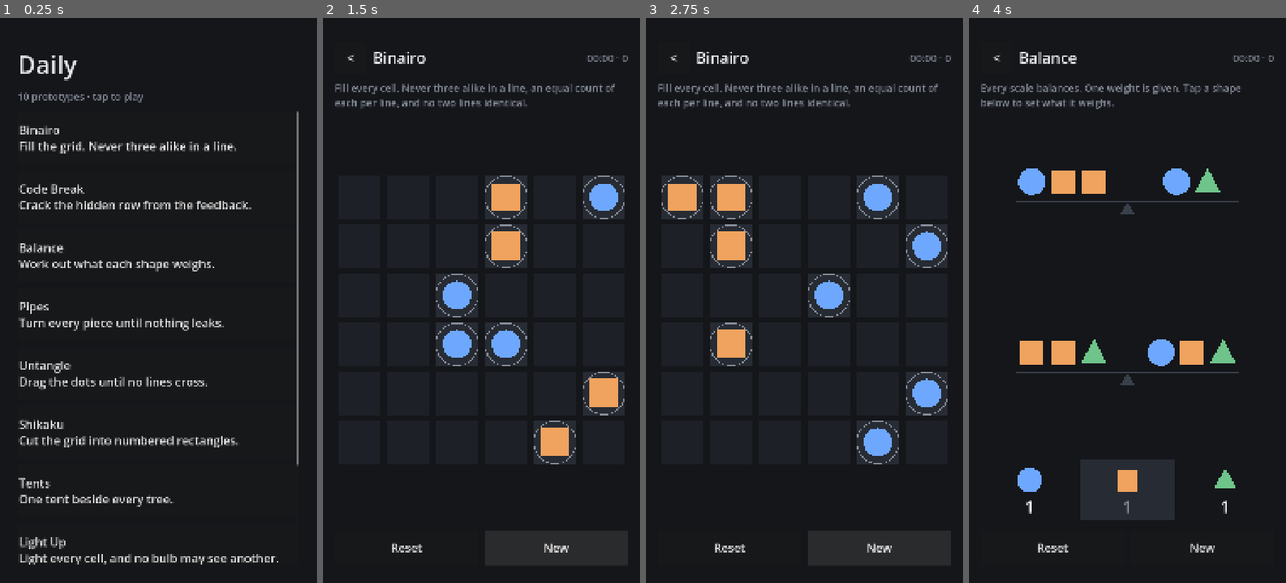
Above: before the commit, frames 1-4 (left to right).
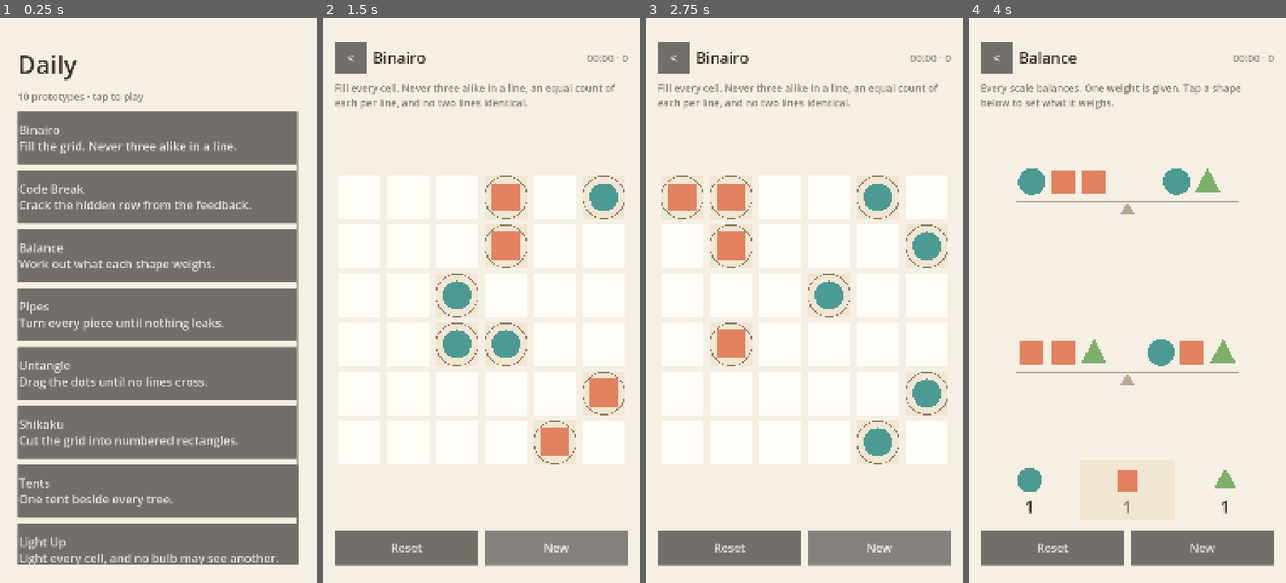
Above: after the commit, the same moments.

Repository: flavioriper/daily-games
Game: Godot game, scene res://ui/menu.tscn
Same seed, same stepped clock (60 frames per second), same inputs: the game is played once before the commit and once after it.
Inputs:
- Up to frame 1 (0.25 s): no input
- Up to frame 2 (1.5 s): click "Binairo Fill the grid. Never …" at 0.5 s; click "New" at 1.25 s
- Up to frame 3 (2.75 s): click "New" at 2 s
- Up to frame 4 (4 s): click "<" at 2.75 s; click "Balance Work out what each sh…" at 3.5 s

The runs differ from the first frame. In frame 1, 98% of the frame differs, in the area x 0-100%, y 0-100%; in frame 2, 100%; in frame 3, 100%; in frame 4, 100%.

Commit message:
feat: warm cozy palette with contrast checks

Diff:
--- a/core/palette.gd
+++ b/core/palette.gd
@@ -1,20 +1,42 @@
 class_name Palette
 extends RefCounted
 
-# Deliberately flat and unfinished. We are judging mechanics, not art.
-const BG          := Color("14161a")
-const SURFACE     := Color("1d2026")
-const SURFACE_HI  := Color("272b33")
-const LINE        := Color("3a404a")
-const TEXT        := Color("e6e8ec")
-const TEXT_DIM    := Color("878d99")
-const ACCENT      := Color("6ea8fe")
-const ACCENT_2    := Color("f0a35e")
-const GOOD        := Color("6ec48a")
-const BAD         := Color("e0685f")
+## Cozy paper-and-wood palette shared by the 3D stage, the toon materials and
+## the 2D chrome. Colour never carries meaning alone (see shapes.gd), so these
+## only need to be pleasant and readable.
 
-# Colour-blind-safe categorical ramp, used wherever colour carries meaning.
+const PAPER       := Color("f6efe3")
+const BG          := PAPER
+const SURFACE     := Color("fffdf8")
+const SURFACE_HI  := Color("f1e6d2")
+const LINE        := Color("b8a892")
+const TEXT        := Color("3b3028")
+const TEXT_DIM    := Color("8a7b6b")
+const ACCENT      := Color("4c9a94")
+const ACCENT_2    := Color("e2825f")
+const GOOD        := Color("7cb06b")
+const BAD         := Color("d9605a")
+const BAD_TILE    := Color("f2cfc9")
+const WOOD        := Color("c8a17a")
+const OUTLINE     := Color("3b2f28")
+const SHADOW_TINT := Color("b7a6c4")
+const SKY_TOP     := Color("f9f2e7")
+const SKY_HORIZON := Color("f3d9c4")
+const AMBIENT     := Color("f3e4d4")
+
+# Categorical ramp, same order as before so boards keep their index meaning:
+# teal, terracotta, sage, lavender, rose, sky, mustard, stone.
 const CAT := [
-	Color("6ea8fe"), Color("f0a35e"), Color("6ec48a"), Color("c792ea"),
-	Color("e0685f"), Color("5fd3d0"), Color("d4c85f"), Color("9aa4b2"),
+	Color("4c9a94"), Color("e2825f"), Color("7cb06b"), Color("9b86c9"),
+	Color("d9605a"), Color("6bb1d6"), Color("d3b04a"), Color("9a948c"),
 ]
+
+## WCAG contrast ratio between two sRGB colours, 1.0 to 21.0.
+static func contrast(a: Color, b: Color) -> float:
+	var la := _relative_luminance(a)
+	var lb := _relative_luminance(b)
+	return (maxf(la, lb) + 0.05) / (minf(la, lb) + 0.05)
+
+static func _relative_luminance(c: Color) -> float:
+	var lin := c.srgb_to_linear()
+	return 0.2126 * lin.r + 0.7152 * lin.g + 0.0722 * lin.b
--- a/tests/run_tests.gd
+++ b/tests/run_tests.gd
@@ -3,6 +3,7 @@
 func _initialize() -> void:
 	var t = load("res://tests/t.gd").new()
 	var suites := {
+		"palette": "res://tests/test_palette.gd",
 		"binairo": "res://tests/test_binairo.gd",
 		"mastermind": "res://tests/test_mastermind.gd",
 		"balance": "res://tests/test_balance.gd",
--- /dev/null
+++ b/tests/test_palette.gd
@@ -0,0 +1,30 @@
+extends RefCounted
+
+const Pal = preload("res://core/palette.gd")
+
+static func run(t) -> void:
+	_test_contrast_formula(t)
+	_test_readability(t)
+	_test_categorical(t)
+
+static func _test_contrast_formula(t) -> void:
+	var bw: float = Pal.contrast(Color.BLACK, Color.WHITE)
+	t.check(bw > 20.9 and bw < 21.1, "black on white is 21:1, got %.2f" % bw)
+	t.check(is_equal_approx(Pal.contrast(Color.WHITE, Color.WHITE), 1.0), "same colour is 1:1")
+	t.check(is_equal_approx(Pal.contrast(Pal.TEXT, Pal.PAPER), Pal.contrast(Pal.PAPER, Pal.TEXT)), "contrast is symmetric")
+
+static func _test_readability(t) -> void:
+	var body: float = Pal.contrast(Pal.TEXT, Pal.PAPER)
+	t.check(body >= 4.5, "TEXT on PAPER meets 4.5:1, got %.2f" % body)
+	var dim: float = Pal.contrast(Pal.TEXT_DIM, Pal.PAPER)
+	t.check(dim >= 3.0, "TEXT_DIM on PAPER meets 3:1, got %.2f" % dim)
+	var on_tile: float = Pal.contrast(Pal.TEXT, Pal.SURFACE)
+	t.check(on_tile >= 4.5, "TEXT on SURFACE meets 4.5:1, got %.2f" % on_tile)
+	t.check(Pal.contrast(Pal.OUTLINE, Pal.SURFACE) >= 7.0, "outline ink is clearly darker than a tile")
+	t.check(Pal.BG == Pal.PAPER, "BG stays an alias of PAPER for the 2D boards")
+
+static func _test_categorical(t) -> void:
+	t.eq(Pal.CAT.size(), 8, "CAT keeps eight entries")
+	for i in Pal.CAT.size():
+		for j in range(i + 1, Pal.CAT.size()):
+			t.check(Pal.CAT[i] != Pal.CAT[j], "CAT %d and %d differ" % [i, j])
